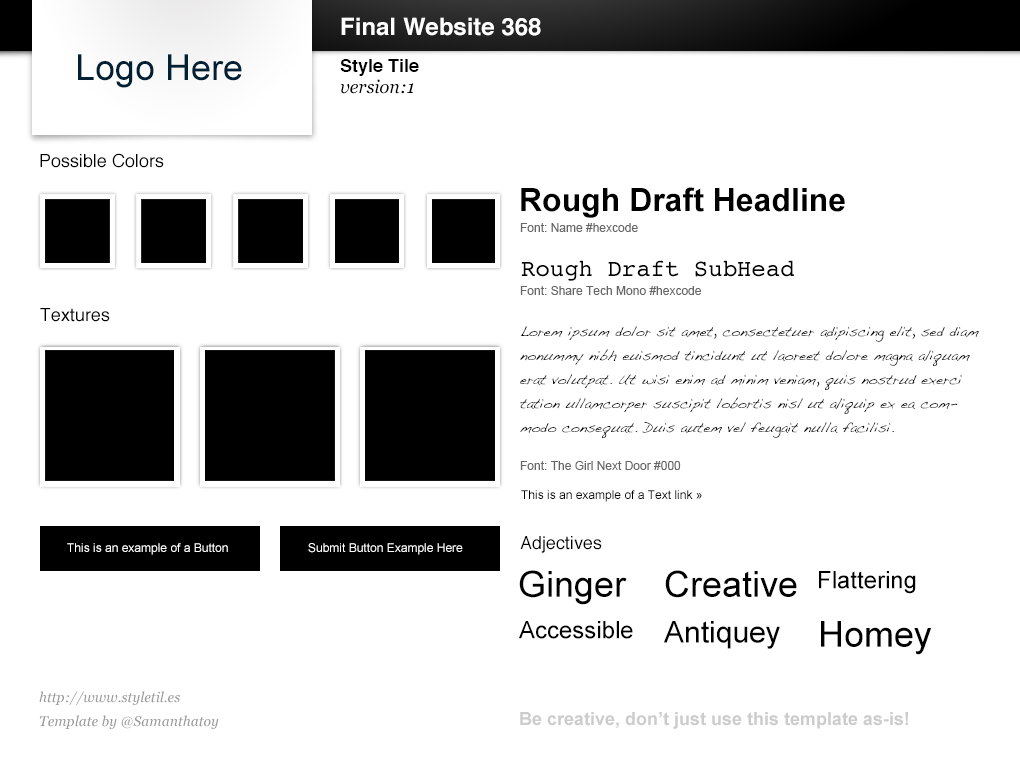
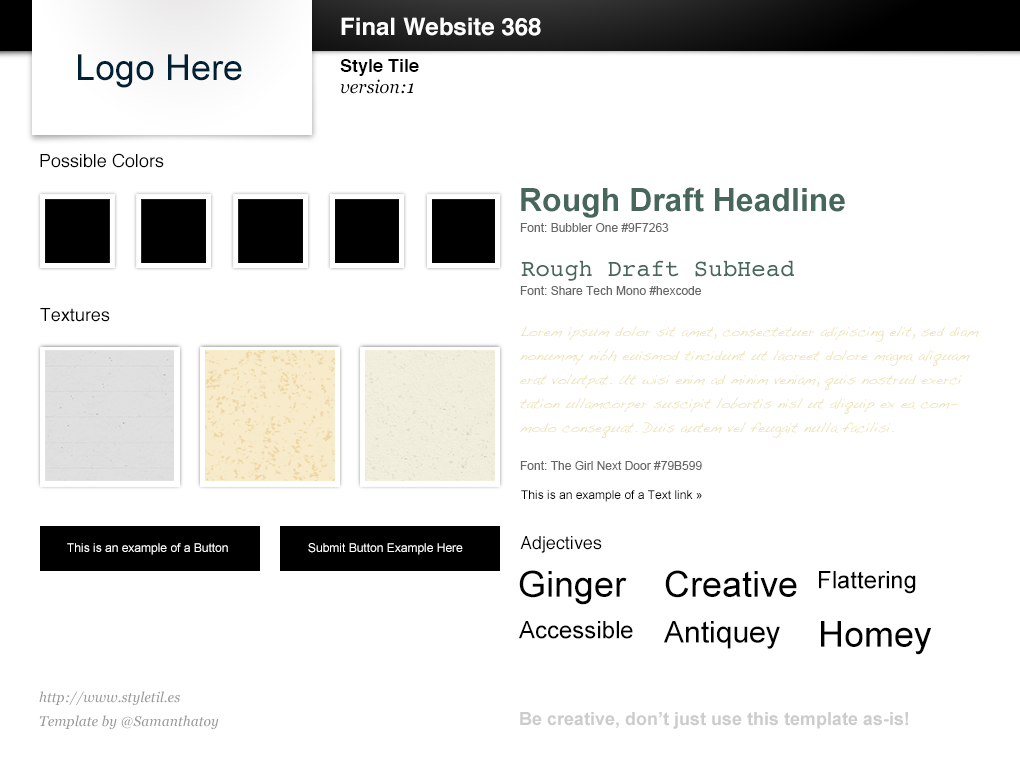
Two versions of the same layered image (1020×760). Layer-by-layer changes:
painted on "Lorem ipsum dolor sit amet, consectetuer adipiscing elit, sed d" over [520, 326, 979, 438]
renamed "Font: The Girl Next Door #000" to "Font: The Girl Next Door #79B599", painted on it over [661, 461, 702, 470]
renamed "Font: Name #hexcode" to "Font: Bubbler One #9F7263", painted on it over [552, 223, 669, 232]
painted on "Rough Draft SubHead" over [521, 260, 794, 281]
painted on "Rough Draft Headline" over [521, 187, 845, 218]
added layer "notebook" in group "Pattern copy 5" over [45, 350, 280, 481]
added layer "old_map" in group "Pattern copy 4" over [152, 350, 408, 481]
added layer "ricepaper_v3" in group "Pattern copy 3" over [312, 326, 562, 481]
